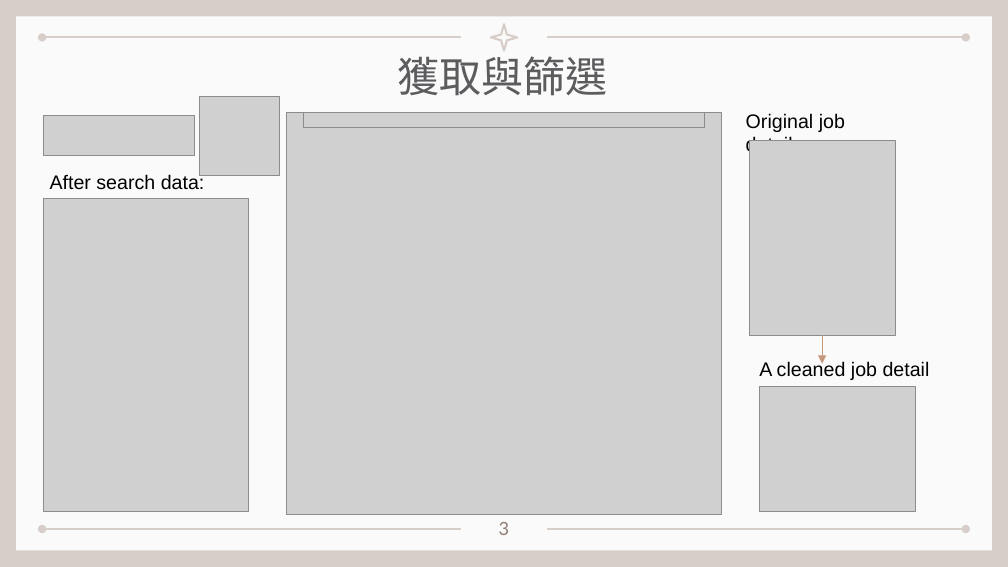
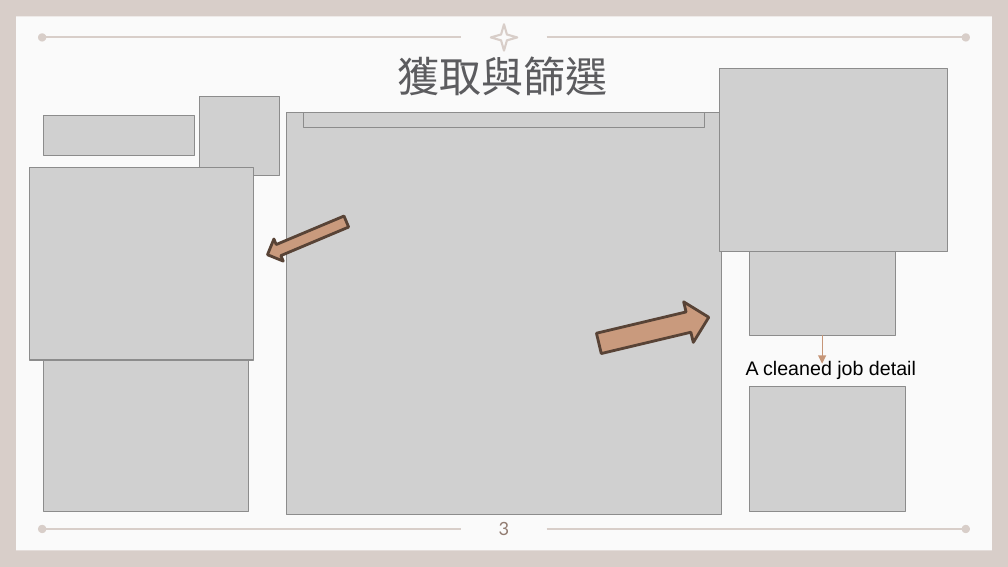
Before and after one commit to kionce57/Taiwan_Job_Market_Analysis, a slide deck: slide 4 of 程式介紹與展示.pptx. Drawn at 1008x567 pixels with LibreOffice and Linux fonts; fonts in the diff are those of the drawing; grey boxes stand for pictures. Boxes give left, top, right and bottom in pixels: in the first picture for what was removed or moved away, otherwise in the second. Text is boxed around its words. In the diff, an @@ line names an element or a change of style, - is before the commit and + after.

```diff
--- a/程式介紹與展示.pptx
+++ b/程式介紹與展示.pptx
@@ picture added at [720, 69, 948, 252] @@
@@ text removed at [746, 113, 845, 156] @@
-Original job detail:
@@ picture added at [29, 167, 253, 360] @@
@@ text removed at [50, 174, 205, 190] @@
-After search data:
@@ right arrow added at [263, 210, 351, 266], fill #C99A7D, outline #584337 2 pt @@
@@ right arrow added at [594, 297, 714, 363], fill #C99A7D, outline #584337 2 pt @@
@@ text "A cleaned job detail": place and size @@
-text "A cleaned job detail" at [759, 361, 930, 380]
+text "A cleaned job detail" at [746, 360, 916, 379]
@@ picture: place and size @@
-picture at [759, 386, 915, 511]
+picture at [749, 386, 905, 511]
```
Also in this commit, not shown: 7 other slides changed, 2 other files.
